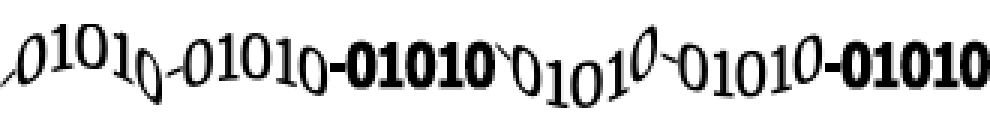
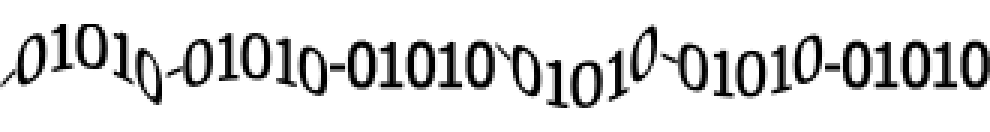
Revision of a layered 990 x 132 image; what changed, layer by layer:
renamed "Layer 7" to "Layer 11", painted on it over [left=825, top=39, right=990, bottom=90]
renamed "Layer 4" to "Layer 10", painted on it over [left=330, top=39, right=495, bottom=90]
